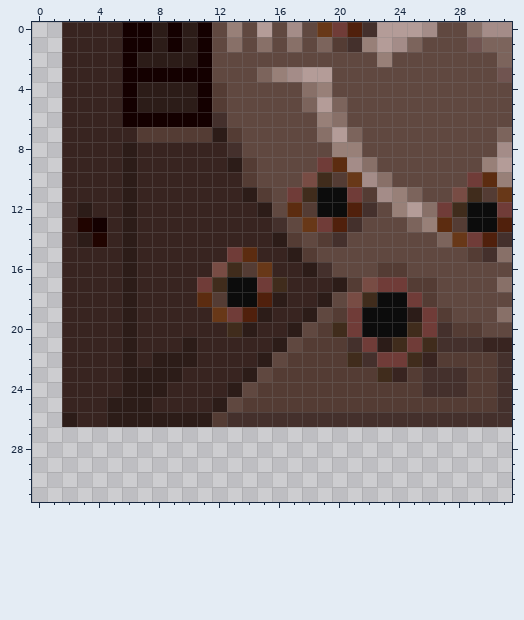
File history of a pixel-art sprite, Resources/Basebits/Ruins/XPZ_Hangar_S4_Civilian_3.png. This is how it looked before the edit.
The file is 32x32 pixels.
The same view after the edit:
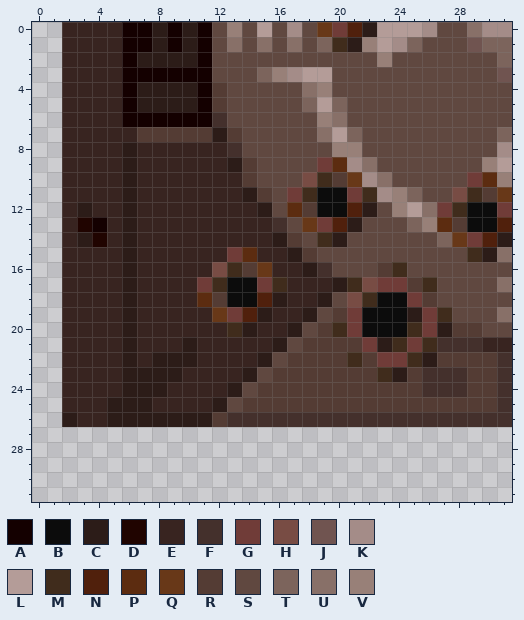
Palette (. is transparent): A #140000  B #0c0c0c  C #2c1c18  D #200400  E #382420  F #44302c  G #703c38  H #784c44  J #705450  K #a48c88  L #b49c98  M #402c1c  N #50200c  P #5c2c10  Q #683818  R #543c34  S #604840  T #7c645c  U #887068  V #988078
The exact change:
y 0: x 22 F -> C
y 1: x 20..21 RF -> MC
y 11: x 22 R -> M
y 12: x 22 F -> C
y 13: x 21 F -> C
y 14: x 19..20 RF -> MC; x 31 F -> C
y 15: x 29..30 RF -> MC
y 16: x 24 R -> M
y 17: x 21 R -> M; x 26 R -> M
y 19: x 27 R -> M
y 20: x 27 F -> C
y 21: x 21 F -> R
y 22: x 22 F -> R; x 26 E -> C
y 23: x 24 E -> C
Boxes around the changes in both pictures, in picture pixels (x1, y1, x2, y2):
changed: (332, 22, 377, 52)
changed: (317, 187, 512, 382)
